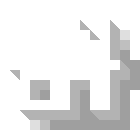
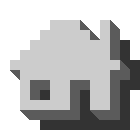
Layer changes from the first 140 × 140 image to the second:
hid "hover" over [10, 20, 130, 120]
hid group "shadows copia" (5 layers) over [30, 30, 140, 130]
showed "normal" over [10, 20, 130, 120]
added layer "Capa 1" (80%) above "shadows" over [40, 40, 140, 130]
